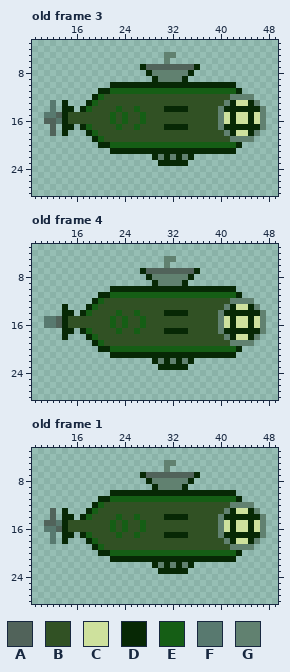
Edited in one commit: pixel-art file (assets/sub/sub.ase). Above: the version before the commit.
64x32 pixels, 4 frames. Shown: old frame 3: x 9..49, y 3..28; old frame 4: x 9..49, y 3..28; old frame 1: x 9..49, y 3..28. The commit also changed other frames, which this record leaves out.
Palette (. is transparent): A #51635a  B #315124  C #cee19d  D #072805  E #155e15  F #58796f  G #618170
Pixels before, old frame 3, first column x 11:
 5 ....................GG...............
 6 ....................G................
 7 ................DAAAAAAAAD...........
 8 .................DGGGGGGD............
 9 ..................DGGGGD.............
10 ...........DDDDDDDDDDDDDDDDDDDDD.....
11 .........DDEEEEEEEEEEEEEEEEEEEEED....
12 ........DEBBBBBBBBBBBBBBBBBBBBBGGGG..
13 .F.D...DEBBBBBBBBBBBBBBBBBBBBBGDCCDG.
14 .F.DD.DEBBBBEBBEBBBBDDDDBBBBBGDDDDDDG
15 FFADBBBBBBBEBEBBEBBBBBBBBBBBBGCDCCDCG
16 AAFDBBBBBBBEBEBBEBBBBBBBBBBBBGCDCCDCG
17 .A.DD.DEBBBBEBBEBBBBDDDDBBBBBGDDDDDDG
18 .A.D...DEBBBBBBBBBBBBBBBBBBBBBGDCCDG.
19 ........DEBBBBBBBBBBBBBBBBBBBBBGGGG..
20 .........DDEEEEEEEEEEEEEEEEEEEEED....
21 ...........DDDDDDDDDDDDDDDDDDDDD.....
22 ..................DGDGDGD............
23 ...................DDDDD.............
Pixels before, old frame 4, first column x 11:
 5 ....................GG...............
 6 ....................G................
 7 ................DAAAAAAAAD...........
 8 .................DGGGGGGD............
 9 ..................DGGGGD.............
10 ...........DDDDDDDDDDDDDDDDDDDDD.....
11 .........DDEEEEEEEEEEEEEEEEEEEEED....
12 ........DEBBBBBBBBBBBBBBBBBBBBBGGGG..
13 ...D...DEBBBBBBBBBBBBBBBBBBBBBGDCCDG.
14 ...DD.DEBBBBEBBEBBBBDDDDBBBBBGDDDDDDG
15 FFADBBBBBBBEBEBBEBBBBBBBBBBBBGCDCCDCG
16 FFADBBBBBBBEBEBBEBBBBBBBBBBBBGCDCCDCG
17 ...DD.DEBBBBEBBEBBBBDDDDBBBBBGDDDDDDG
18 ...D...DEBBBBBBBBBBBBBBBBBBBBBGDCCDG.
19 ........DEBBBBBBBBBBBBBBBBBBBBBGGGG..
20 .........DDEEEEEEEEEEEEEEEEEEEEED....
21 ...........DDDDDDDDDDDDDDDDDDDDD.....
22 ..................DGDGDGD............
23 ...................DDDDD.............
Pixels before, old frame 1, first column x 11:
 5 ....................GG...............
 6 ....................G................
 7 ................DAAAAAAAAD...........
 8 .................DGGGGGGD............
 9 ..................DGGGGD.............
10 ...........DDDDDDDDDDDDDDDDDDDDD.....
11 .........DDEEEEEEEEEEEEEEEEEEEEED....
12 ........DEBBBBBBBBBBBBBBBBBBBBBGGGG..
13 .A.D...DEBBBBBBBBBBBBBBBBBBBBBGDCCDG.
14 .A.DD.DEBBBBEBBEBBBBDDDDBBBBBGDDDDDDG
15 AAFDBBBBBBBEBEBBEBBBBBBBBBBBBGCDCCDCG
16 FFADBBBBBBBEBEBBEBBBBBBBBBBBBGCDCCDCG
17 .F.DD.DEBBBBEBBEBBBBDDDDBBBBBGDDDDDDG
18 .F.D...DEBBBBBBBBBBBBBBBBBBBBBGDCCDG.
19 ........DEBBBBBBBBBBBBBBBBBBBBBGGGG..
20 .........DDEEEEEEEEEEEEEEEEEEEEED....
21 ...........DDDDDDDDDDDDDDDDDDDDD.....
22 ..................DGDGDGD............
23 ...................DDDDD.............
New version:
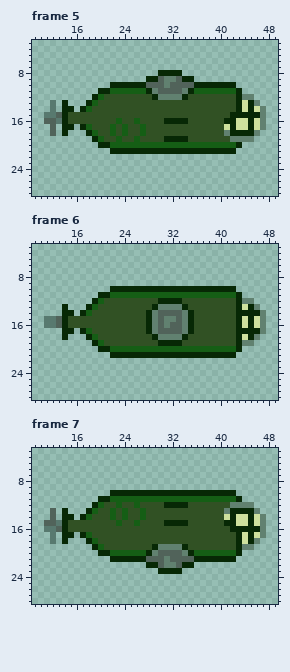
A new or re-ordered frame is compared with the old frame closest to it.
Difference:
frames 4 -> 11
Changed rows in their new state; - is an unchanged pixel.
Frame 5 is new; against old frame 3:
first column x 22:
 5 ---------..--------------
 6 ---------.---------------
 7 -----..........----------
 8 ------..DDDD..-----------
 9 ------D-A--A-D-----------
10 ------AAAGAAAA-----------
11 ------DGAAAAGD-----------
12 -------DGGGGD-------BD---
13 -------------------BBD---
14 -B--B----BBBB-----BBB-C-C
15 B-B--B------------BB-DD-D
16 BEB-EB---DDDD-----BD-----
17 EBE-BE---BBBB-----BC-CC-C
18 E-E--E---------------DD--
19 -E--E----DDDD------------
22 -------.......-----------
23 --------.....------------
Frame 6 is new; against old frame 4:
first column x 22:
 5 ---------..-----------
 6 ---------.------------
 7 -----..........-------
 8 ------........--------
 9 -------......---------
12 --------DDDD--------BD
13 -------DGGGGD------BBD
14 -B--B-DGAAAAGD----BBB-
15 B-B--BDGAGGAGD----BBBD
16 B-B--BDGAGAAGD----BBBD
17 -B--B-DGAAAAGD----BBB-
18 -------DGGGGD------BBD
19 --------DDDD--------BD
22 -------.......--------
23 --------.....---------
Frame 7 is new; against old frame 1:
first column x 22:
 5 ---------..--------------
 6 ---------.---------------
 7 -----..........----------
 8 ------........-----------
 9 -------......------------
12 -E--E----DDDD------------
13 E-E--E---------------DD--
14 EBE-BE---BBBB-----BC-CC-C
15 BEB-EB---DDDD-----BD-----
16 B-B--B------------BB-DD-D
17 -B--B----BBBB-----BBB-C-C
18 -------------------BBD---
19 -------DGGGGD-------BD---
20 ------DGAAAAGD-----------
21 ------AAAGAAAA-----------
22 ------D-AG-AD------------
23 ------------.------------
Boxes around the changes in both pictures, in picture pixels (x1, y1, x2, y2):
changed: (110, 52, 200, 166)
changed: (218, 94, 260, 136)
changed: (110, 256, 200, 370)
changed: (218, 298, 242, 346)
changed: (110, 460, 200, 574)
changed: (218, 508, 260, 550)
